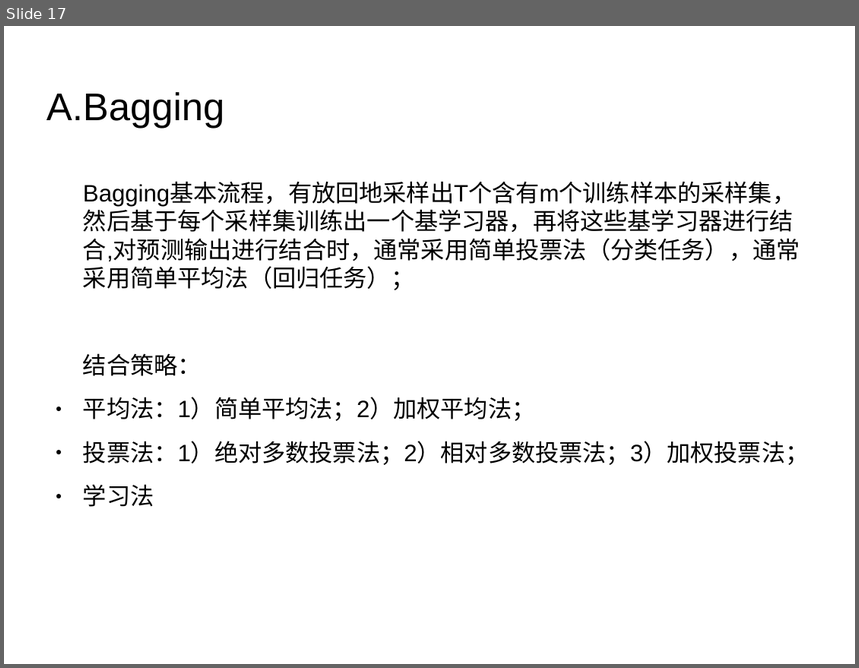
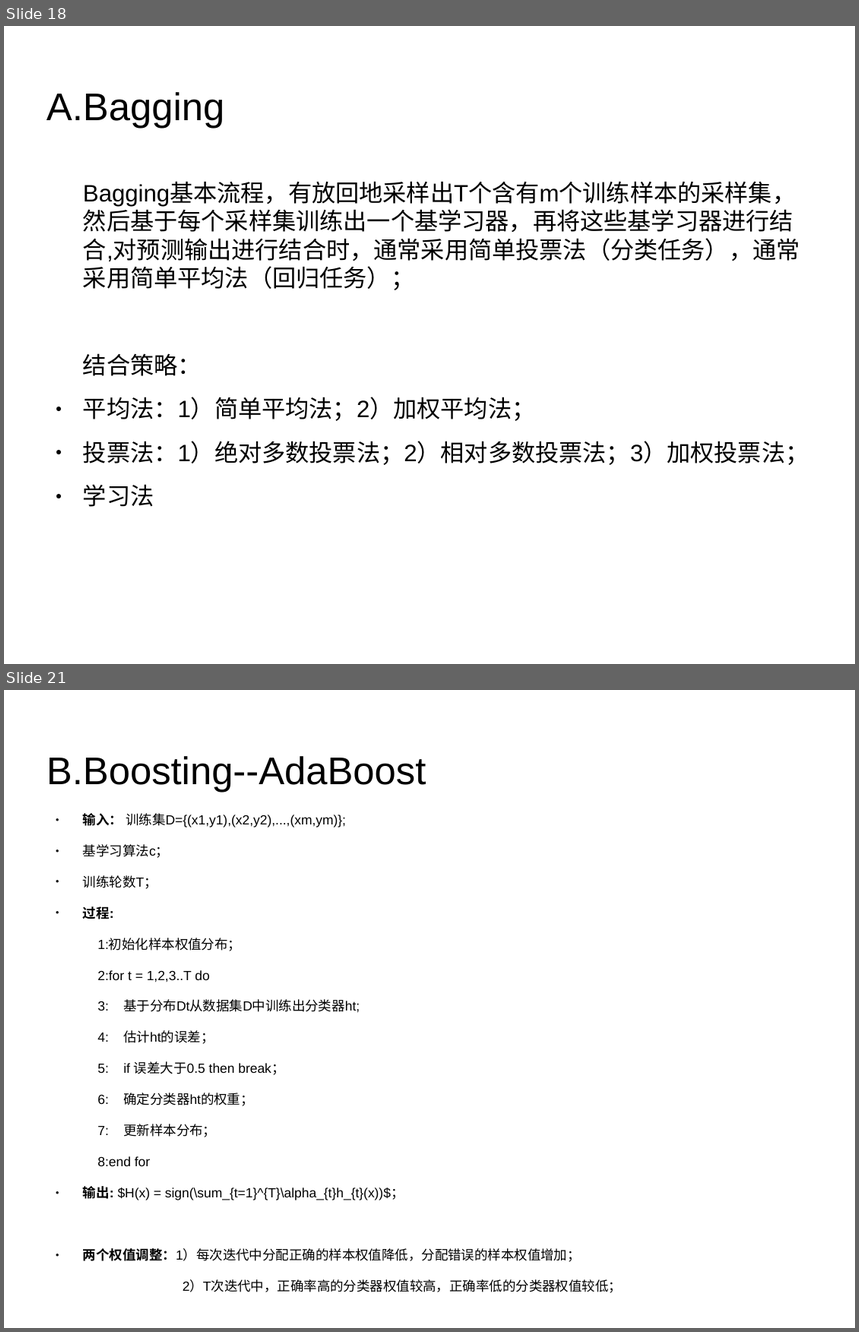
Before and after one commit to liulj0507/DecisionTreeShareProject, a slide deck: doc/DecisionTree-zhb.odp. Shown one above the other, each under a label of ours: slide 17 before the commit, slides 18 and 21 after it; the slides between them are not shown. The pictures are 859x668 and 859x1332 pixels, drawn with LibreOffice and Linux fonts; fonts in the diff are those of the drawing; background and template pictures are left out. Boxes give left, top, right and bottom in pixels: in the first picture for what was removed or moved away, otherwise in the second. Text is boxed around its words. In the diff, an @@ line names an element or a change of style, - is before the commit and + after.

Commit message:
更新决策树ppt

```diff
--- a/doc/DecisionTree-zhb.odp
+++ b/doc/DecisionTree-zhb.odp
@@ slide 21 added at box(4, 690, 855, 1328), background picture (left out) @@
@@ title added at box(47, 756, 426, 792), 36 pt, text #000000 @@
+B.Boosting--AdaBoost
@@ text added at box(83, 813, 622, 1293), 12.3 pt, text #000000 @@
+● 输入： 训练集D={(x1,y1),(x2,y2),...,(xm,ym)};
+● 基学习算法c；
+● 训练轮数T；
+● 过程:
+1:初始化样本权值分布；
+2:for t = 1,2,3..T do
+3: 基于分布Dt从数据集D中训练出分类器ht;
+4: 估计ht的误差；
+5: if 误差大于0.5 then break；
+6: 确定分类器ht的权重；
+7: 更新样本分布；
+8:end for
+● 输出: $H(x) = sign(\sum_{t=1}^{T}\alpha_{t}h_{t}(x))$；
+● 两个权值调整：1）每次迭代中分配正确的样本权值降低，分配错误的样本权值增加；
+2）T次迭代中，正确率高的分类器权值较高，正确率低的分类器权值较低；
@@ what was slide 17 is now slide 18 @@
```
Also in this commit, not shown: 11 slides changed, 9 other slides added, 2 slides removed, 11 other files.
